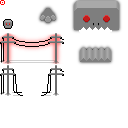
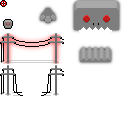
Two versions of the same layered image (128×128). Layer-by-layer changes:
painted on "crosshair" over [0, 0, 7, 7]
